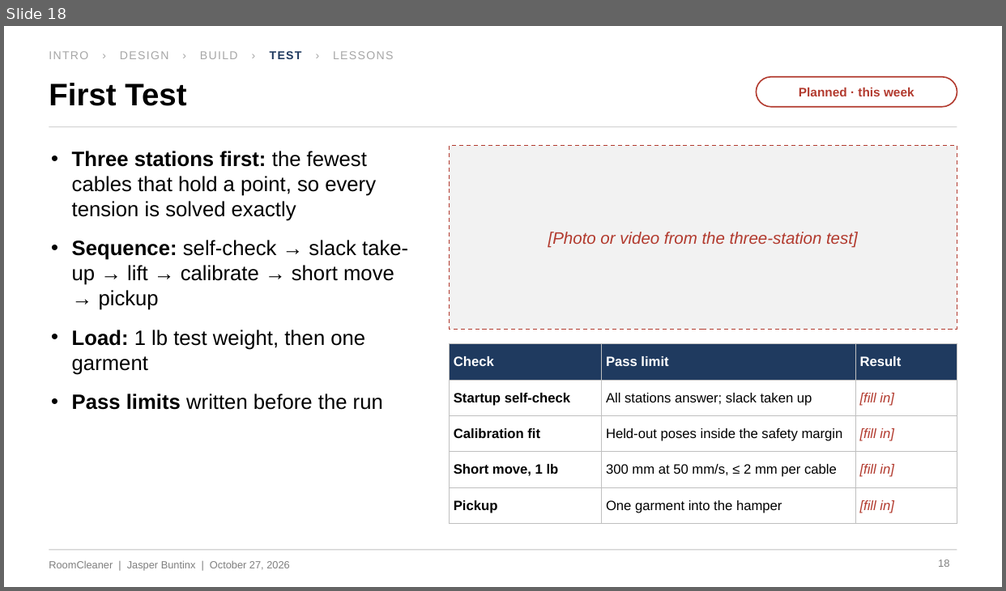
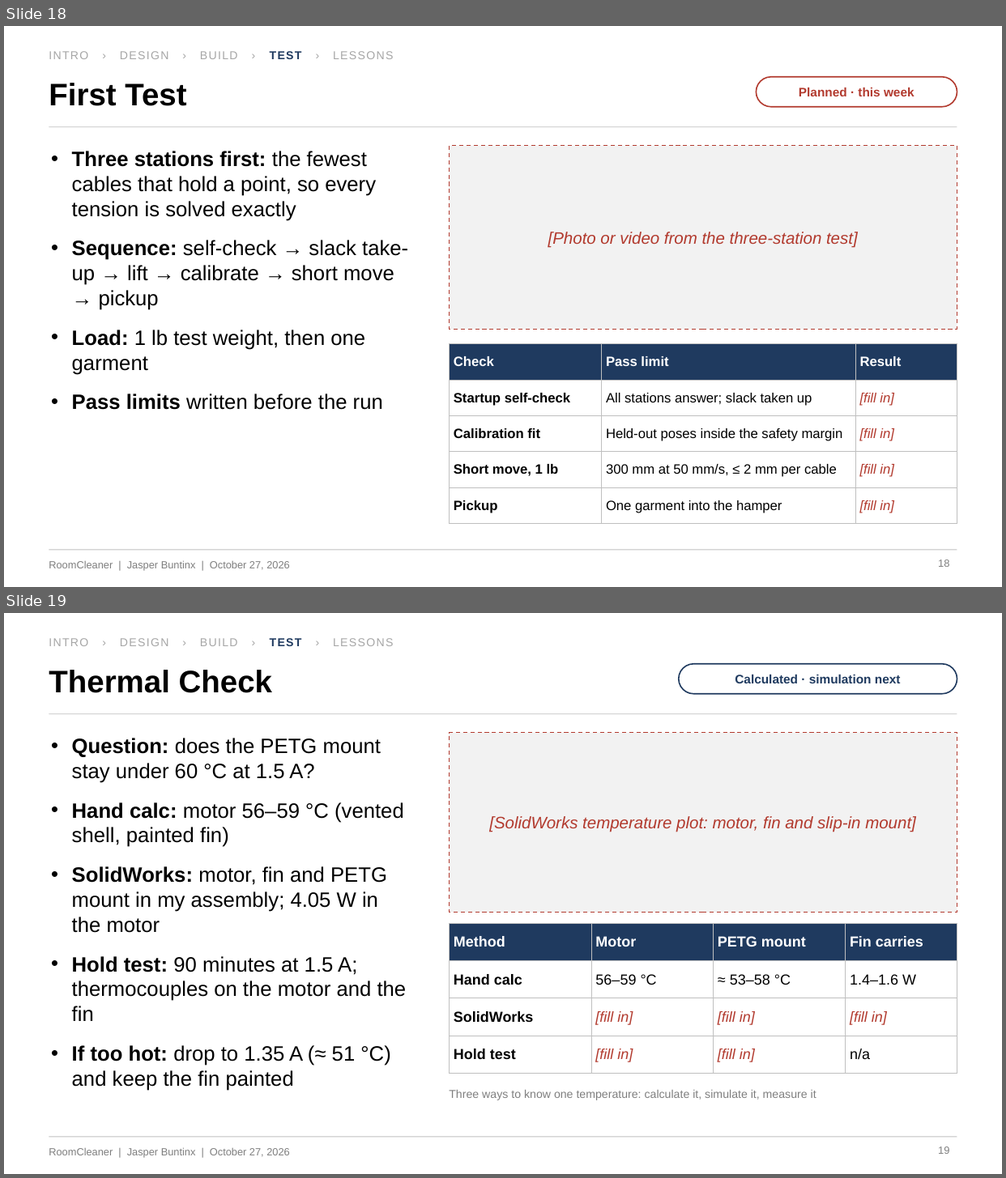
Before and after one commit to Jaspario1199/RoomCleaner, a slide deck: docs/presentation/deck_v5/RoomCleaner_Buntinx_Oct27_v5.pptx. Shown one above the other, each under a label of ours: slide 18 before the commit, slides 18 and 19 after it. The pictures are 1006x591 and 1006x1178 pixels, drawn with LibreOffice and Linux fonts; fonts in the diff are those of the drawing. Boxes give left, top, right and bottom in pixels: in the first picture for what was removed or moved away, otherwise in the second. Text is boxed around its words. In the diff, an @@ line names an element or a change of style, - is before the commit and + after.

```diff
--- a/docs/presentation/deck_v5/RoomCleaner_Buntinx_Oct27_v5.pptx
+++ b/docs/presentation/deck_v5/RoomCleaner_Buntinx_Oct27_v5.pptx
@@ slide 19 added at [4, 613, 1002, 1174], background #FFFFFF; not listed: 2 template elements that a slide beside it also shows @@
@@ text added at [49, 638, 393, 646], 11 pt, text #A6A6A6 @@
+INTRO › DESIGN › BUILD › TEST › LESSONS
@@ text added at [49, 670, 272, 693], 30 pt, text #000000, bold @@
+Thermal Check
@@ rounded rectangle added at [679, 664, 957, 694], fill #FFFFFF, outline #1F3A5F 1.25 pt @@
@@ text added at [735, 675, 901, 683], 12 pt, text #1F3A5F, bold @@
+Calculated · simulation next
@@ line added from (49, 714) to (957, 714), #BFBFBF 0.75 pt @@
@@ rectangle added at [450, 733, 957, 913], fill #F2F2F2, outline #B23A2E 1 pt dashed @@
@@ text added at [72, 738, 407, 1091], 20 pt, text #000000 @@
+• Question: does the PETG mount stay under 60 °C at 1.5 A?
+• Hand calc: motor 56–59 °C (vented shell, painted fin)
+• SolidWorks: motor, fin and PETG mount in my assembly; 4.05 W in the motor
+• Hold test: 90 minutes at 1.5 A; thermocouples on the motor and the fin
+• If too hot: drop to 1.35 A (≈ 51 °C) and keep the fin painted
@@ text added at [489, 816, 916, 833], 16 pt, text #B23A2E, italic @@
+[SolidWorks temperature plot: motor, fin and slip-in mount]
@@ table added at [450, 924, 957, 1066], 4 rows, 4 columns @@
+Method | Motor | PETG mount | Fin carries
+Hand calc | 56–59 °C | ≈ 53–58 °C | 1.4–1.6 W
+SolidWorks | [fill in] | [fill in] | [fill in]
+Hold test | [fill in] | [fill in] | n/a
@@ text added at [449, 1090, 816, 1101], 11 pt, text #7F7F7F @@
+Three ways to know one temperature: calculate it, simulate it, measure it
@@ page number added at [938, 1147, 949, 1154], 10 pt, text #7F7F7F @@
+19
```
Also in this commit, not shown: 1 slide changed, 6 other files.
